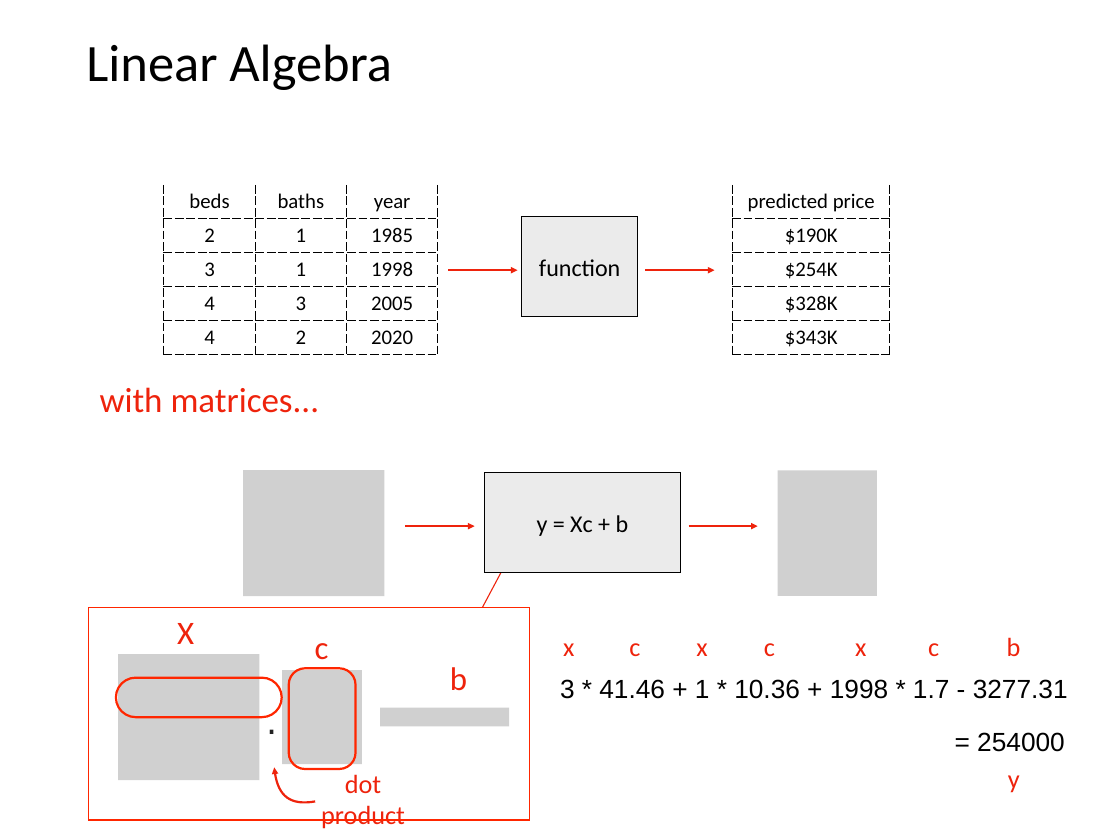
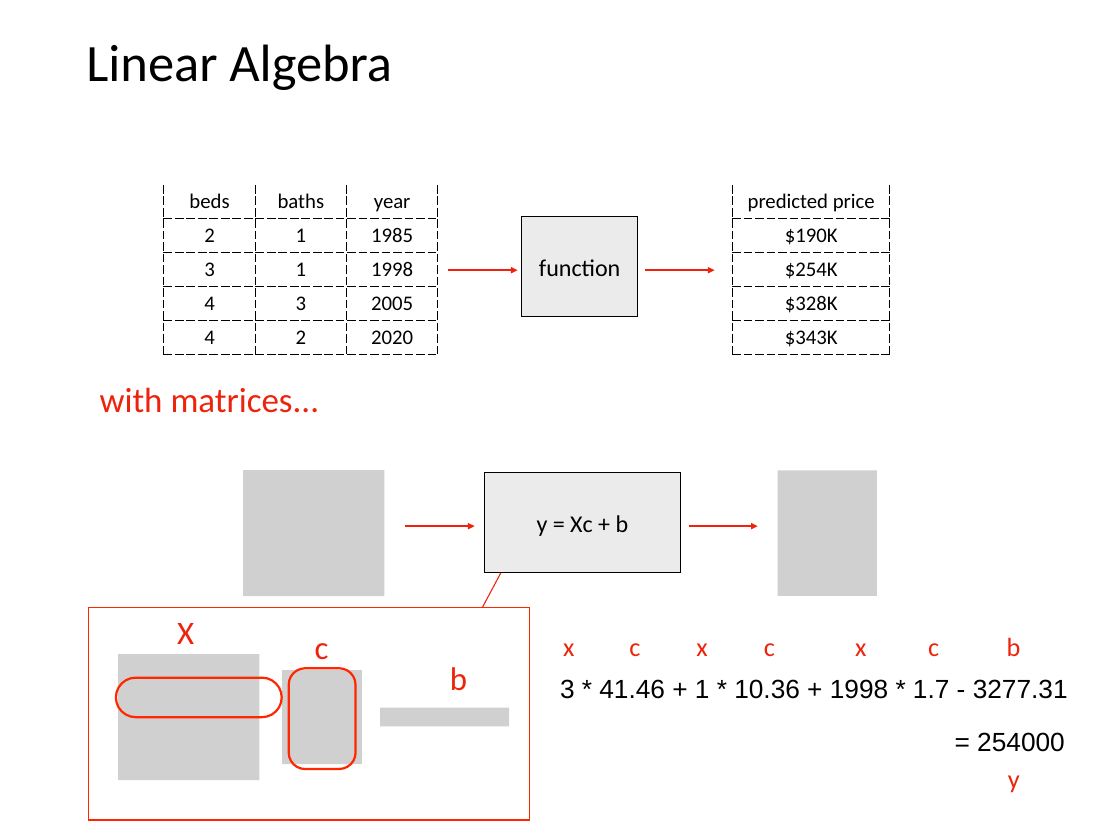
Before and after one commit to tylerharter/caraza-harter-com, a slide deck: slide 32 of tyler/meena/cs320/s23/lec/27-ml/slides.pptx. Drawn at 1120x840 pixels with LibreOffice and Linux fonts; fonts in the diff are those of the drawing; grey boxes stand for pictures. Boxes give left, top, right and bottom in pixels: in the first picture for what was removed or moved away, otherwise in the second. Text is boxed around its words. In the diff, an @@ line names an element or a change of style, - is before the commit and + after.

```diff
--- a/tyler/meena/cs320/s23/lec/27-ml/slides.pptx
+++ b/tyler/meena/cs320/s23/lec/27-ml/slides.pptx
@@ text removed at [262,686,282,748] @@
-⋅
@@ freeform shape removed at [274,768,315,803] @@
@@ text removed at [321,774,405,829] @@
-dot product
```
Also in this commit, not shown: 4 other slides changed, 1 other file.
